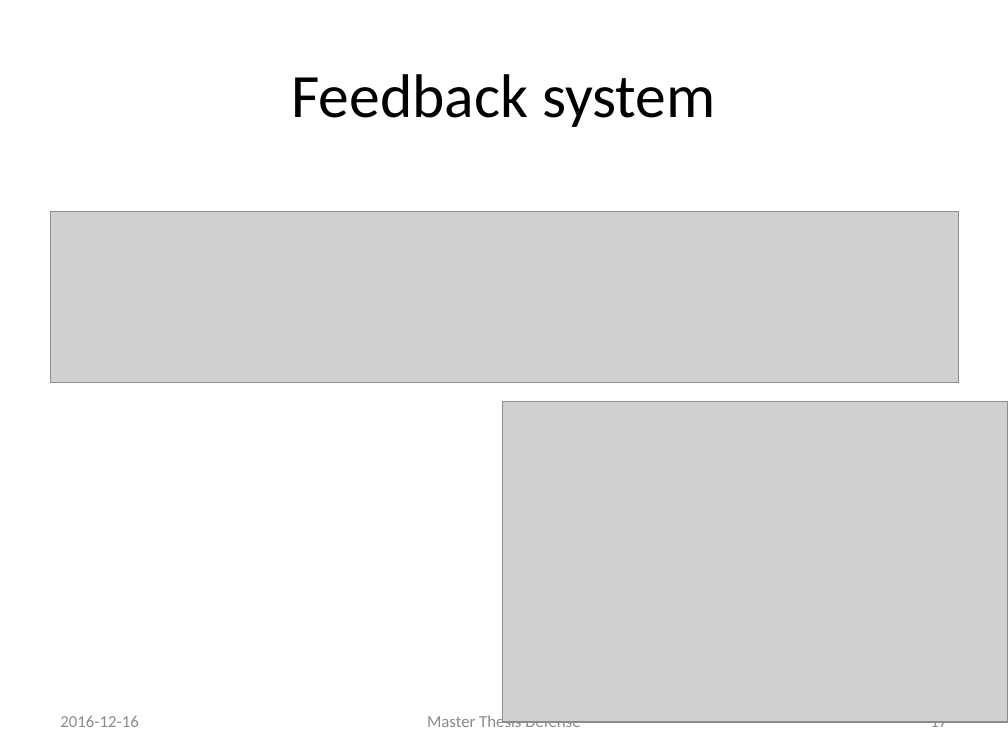
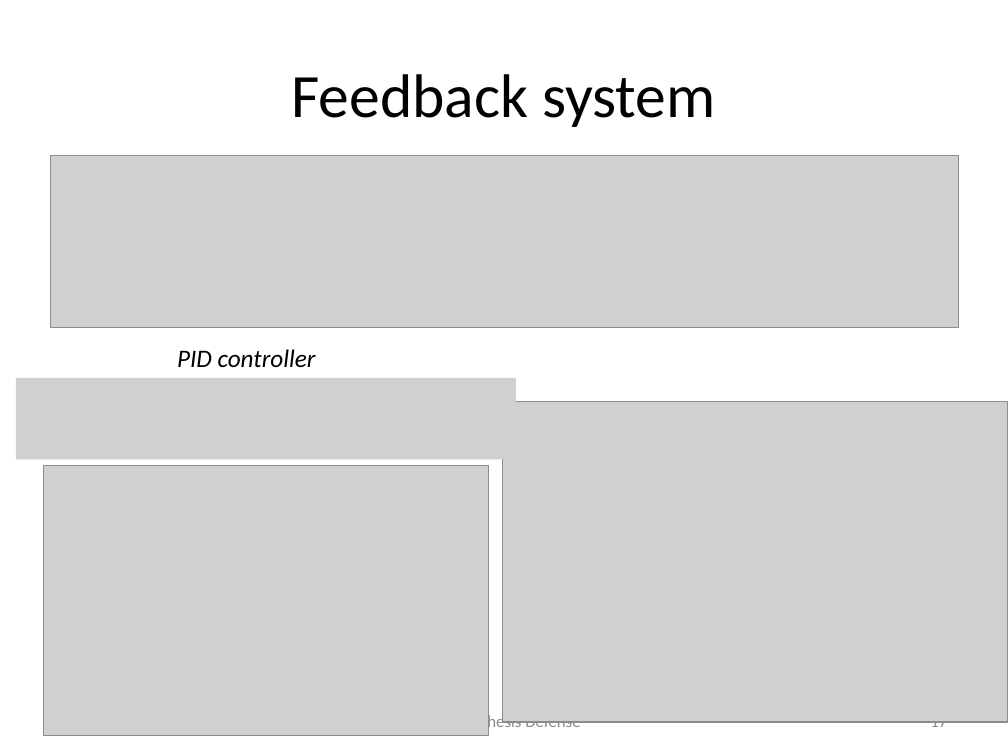
Before and after one commit to rvanheest/Thesis-Feedback-Control-Report-and-Presentation, a slide deck: slide 18 of presentation/Presentation.pptx. Drawn at 1008x756 pixels with LibreOffice and Linux fonts; fonts in the diff are those of the drawing; grey boxes stand for pictures. Boxes give left, top, right and bottom in pixels: in the first picture for what was removed or moved away, otherwise in the second. Text is boxed around its words. In the diff, an @@ line names an element or a change of style, - is before the commit and + after.

Commit message:
ball tracker demo slides and pictures

```diff
--- a/presentation/Presentation.pptx
+++ b/presentation/Presentation.pptx
@@ picture moved from (x1=50, y1=212, x2=959, y2=383) to (x1=50, y1=156, x2=959, y2=328) @@
@@ text added at (x1=177, y1=349, x2=316, y2=367), 18 pt, text #000000, italic @@
+PID controller
@@ picture added at (x1=16, y1=378, x2=516, y2=460) @@
@@ picture added at (x1=43, y1=466, x2=488, y2=736) @@
@@ text removed at (x1=60, y1=716, x2=138, y2=727) @@
-2016-12-16
```
Also in this commit, not shown: 5 other slides changed, 2 slides added, 4 other files.
